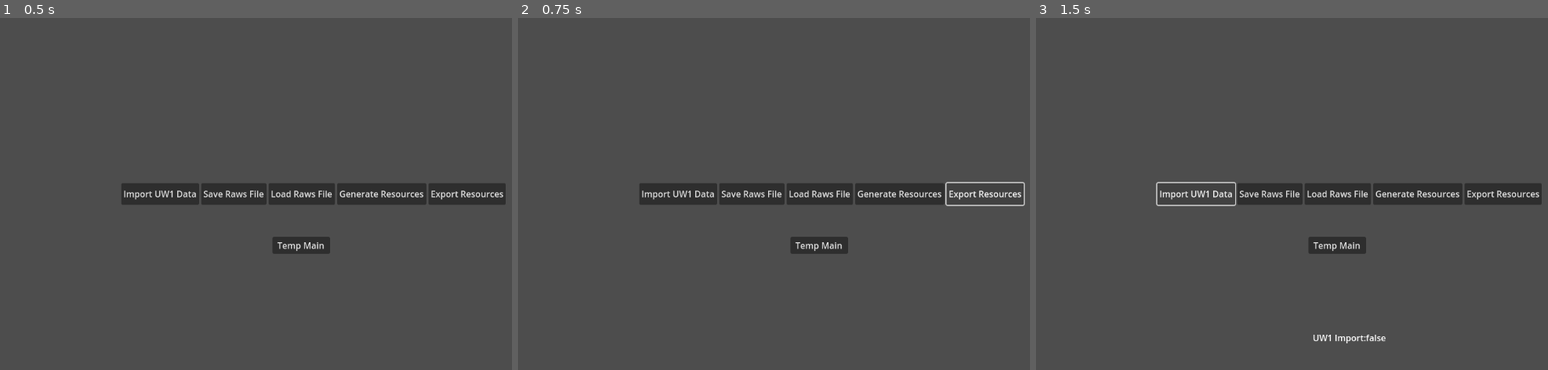
Above: before the commit, frames 1-3 (left to right).
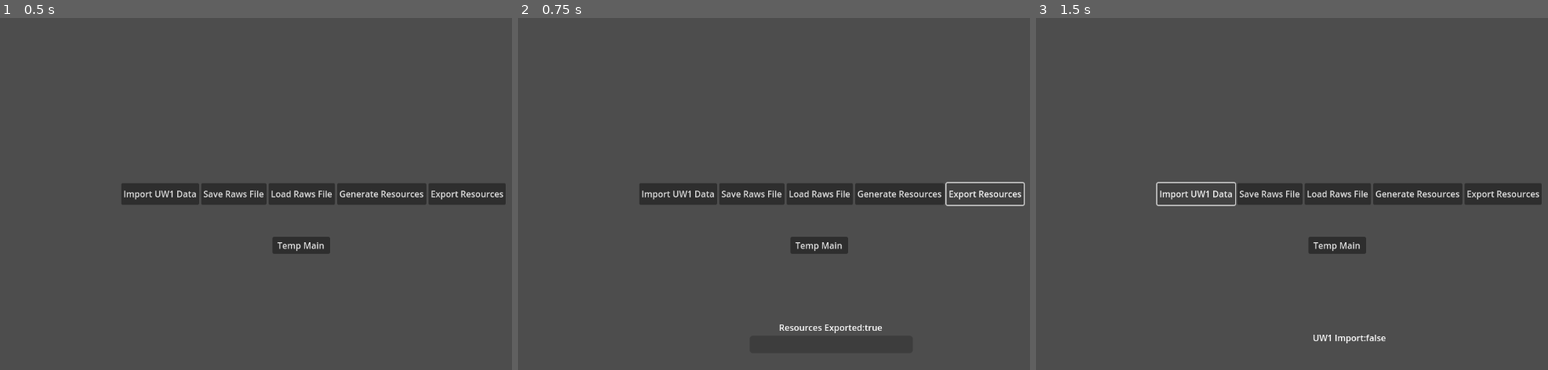
Above: after the commit, the same moments.

Repository: jastadj/uwgodot3
Game: Godot game, scene res://scenes/startup/startup.tscn
Two runs of this game, one before a commit and one after it. Both use one fixed random seed, a clock stepped at 60 frames per second and the inputs below.
Inputs:
- Up to frame 1 (0.5 s): no input
- Up to frame 2 (0.75 s): click "Export Resources" at 0.5 s
- Up to frame 3 (1.5 s): click "Import UW1 Data" at 1.25 s

Frame 1 is identical in both runs. In frame 2, 0.2% of the frame differs, in the area x 50-72%, y 87-90%; in frame 3, nothing differs.

Commit message:
export images, generate images with alpha

Diff:
--- a/scenes/startup/startup.gd
+++ b/scenes/startup/startup.gd
@@ -63,6 +63,10 @@
 	var result = System.generate_resources_from_raws(System.uw1_data)
 	loadstring.text = str("Resources Generated:",result)
 
+func export_resources():
+	var result = System.export_resources(System.uw1_data)
+	loadstring.text = str("Resources Exported:", result)
+
 func _on_button_import_pressed():
 	if(DEBUG): import_uw1()
 	else: WorkerThreadPool.add_task(import_uw1)
@@ -85,5 +89,11 @@
 	if(DEBUG): generate_resources()
 	else: WorkerThreadPool.add_task(generate_resources)
 
+func _on_button_export_pressed():
+	load_container.visible = true
+	loadstring.text = str("Exporting Resources...");
+	if(DEBUG): export_resources()
+	else: WorkerThreadPool.add_task(export_resources)
+
 func _on_buttons_temp_main_pressed():
 	get_tree().change_scene_to_file("res://scenes/tempmain/tempmain.tscn")
--- a/scenes/startup/startup.tscn
+++ b/scenes/startup/startup.tscn
@@ -86,4 +86,5 @@
 [connection signal="pressed" from="CanvasLayer/ui/HBoxContainer/button_save" to="." method="_on_button_save_pressed"]
 [connection signal="pressed" from="CanvasLayer/ui/HBoxContainer/button_load" to="." method="_on_button_load_pressed"]
 [connection signal="pressed" from="CanvasLayer/ui/HBoxContainer/button_generate" to="." method="_on_button_generate_pressed"]
+[connection signal="pressed" from="CanvasLayer/ui/HBoxContainer/button_export" to="." method="_on_button_export_pressed"]
 [connection signal="pressed" from="CanvasLayer/ui/buttons_temp_main" to="." method="_on_buttons_temp_main_pressed"]
--- a/system/system.gd
+++ b/system/system.gd
@@ -80,8 +80,32 @@
 			var auxpal = data["palettes"]["aux"][entry["aux_palette"]]
 			data["images"][imagekey].push_back(generate_image_from_image_entry(entry, pal, auxpal))
 
+	# done
+	return true
 
-	# done
+func export_resources(data:Dictionary):
+	var targetpath = str("user://data/",data["name"])
+	var imagespath = str(targetpath,"/images")
+
+	if(!DirAccess.dir_exists_absolute(targetpath)):
+		var exportdir = DirAccess.open("user://")
+		exportdir.make_dir_recursive(targetpath)
+
+	# save images
+	if(!DirAccess.dir_exists_absolute(imagespath)):
+		var newdir = DirAccess.open("user://")
+		newdir.make_dir_recursive(imagespath)
+	for imagekey in data["images"].keys():
+		var imagepath = str(imagespath,"/",imagekey)
+		if(!DirAccess.dir_exists_absolute(imagepath)):
+			var newdir = DirAccess.open("user://")
+			newdir.make_dir_recursive(imagepath)
+		var imagedir = DirAccess.open(imagepath)
+		# save each image
+		for imageindex in range(0, data["images"][imagekey].size()):
+			var imagefilename = str(imagepath, "/",imageindex,".png")
+			data["images"][imagekey][imageindex].save_png(imagefilename)
+
 	return true
 
 func new_image(type:int, palette_id:int, aux_pal_id:int = -1):
@@ -100,21 +124,26 @@
 
 func generate_image_from_image_entry(image_entry, palette, aux_palette):
 	var pixel_data = []
+	var alpha_color = palette[0].to_abgr32()
 	pixel_data.resize(image_entry["width"]*image_entry["height"]*4)
 	if(int(image_entry["type"]) == int(System.IMAGE_FORMAT.FMT_8BIT)):
 		for pixeli in range(0, image_entry["data"].size()):
 			var color = palette[image_entry["data"][pixeli]].to_abgr32()
+			var alpha = 0xff
+			if(color == alpha_color): alpha = 0x00
 			pixel_data[(pixeli*4)] = color & 0xff
 			pixel_data[(pixeli*4)+1] = (color & 0xff00) >> 8
 			pixel_data[(pixeli*4)+2] = (color & 0xff0000) >> 16
-			pixel_data[(pixeli*4)+3] = 0xff
+			pixel_data[(pixeli*4)+3] = alpha
 	else:
 		for pixeli in range(0, image_entry["data"].size()):
 			var color = aux_palette[image_entry["data"][pixeli]].to_abgr32()
+			var alpha = 0xff
+			if(color == alpha_color): alpha = 0x0
 			pixel_data[(pixeli*4)] = color & 0xff
 			pixel_data[(pixeli*4)+1] = (color & 0xff00) >> 8
 			pixel_data[(pixeli*4)+2] = (color & 0xff0000) >> 16
-			pixel_data[(pixeli*4)+3] = 0xff
+			pixel_data[(pixeli*4)+3] = alpha
 	return Image.create_from_data(image_entry["width"], image_entry["height"],false, Image.FORMAT_RGBA8, pixel_data)
 
 func generate_palette(palette_array:Array):
